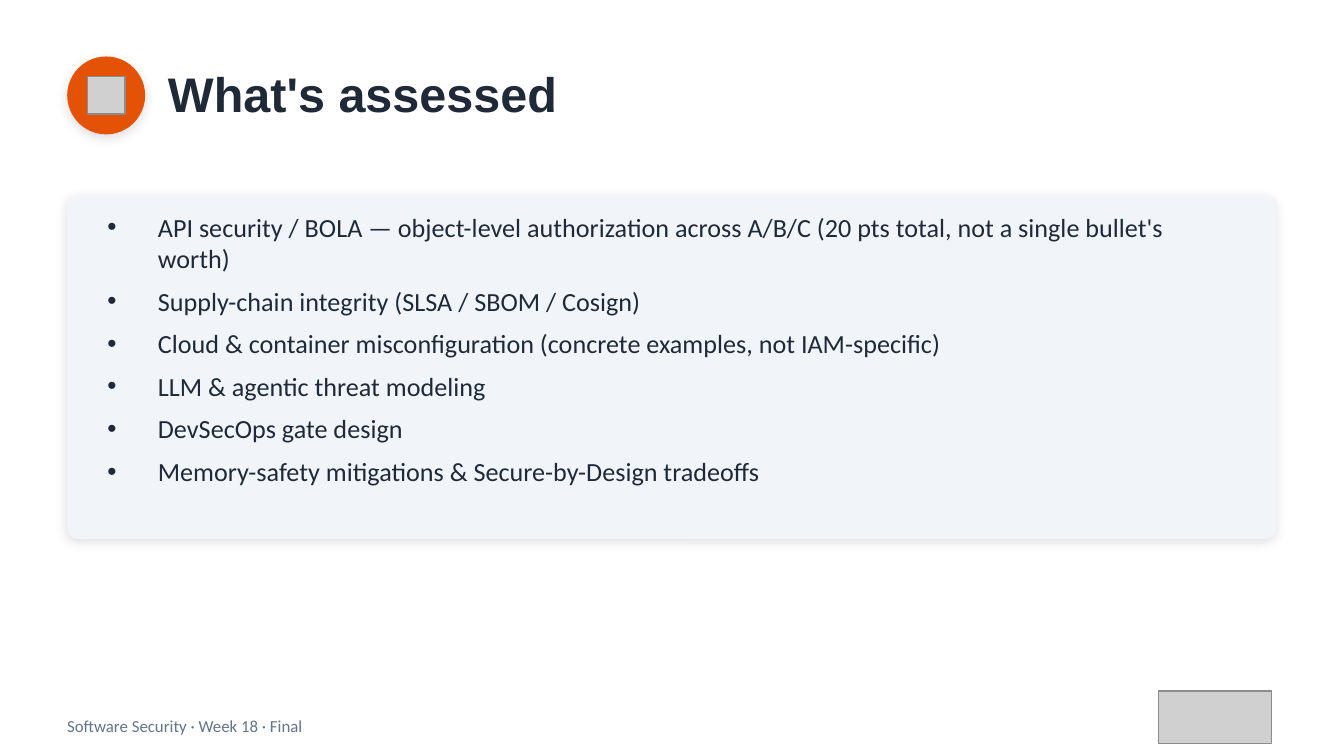
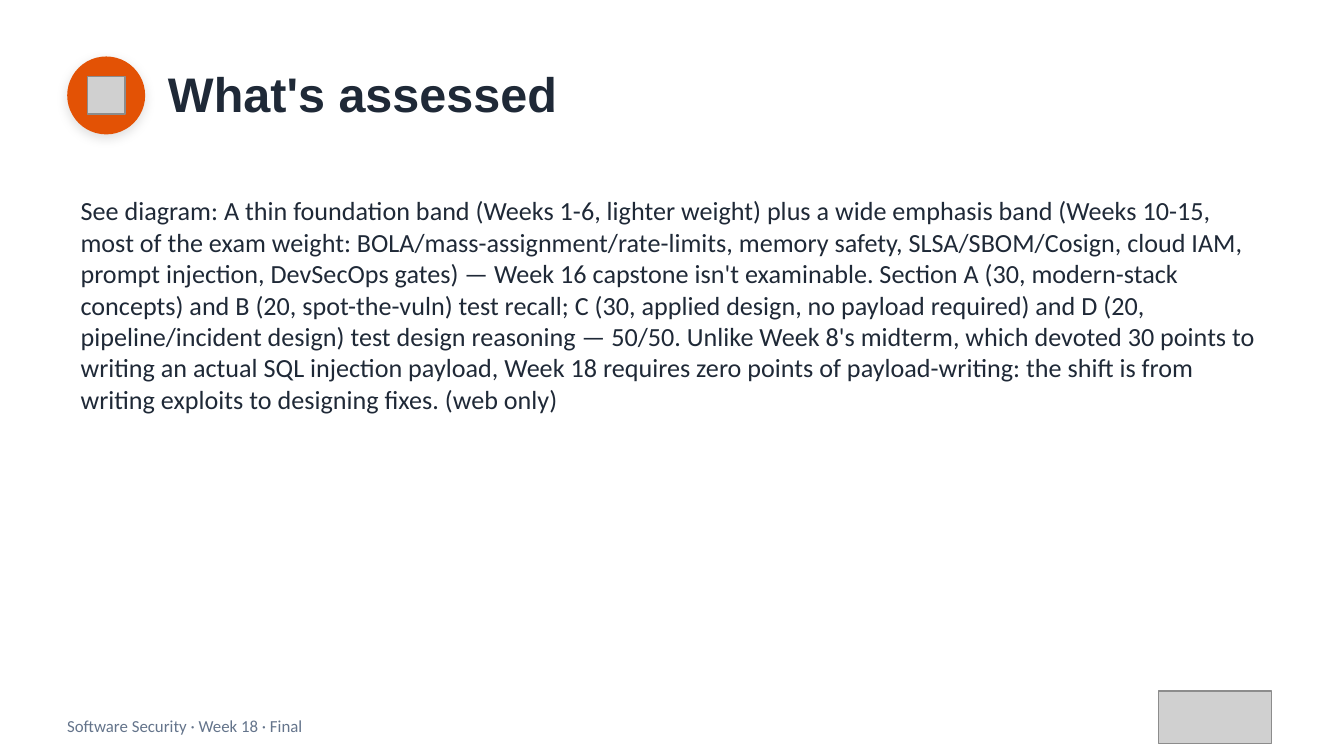
Before and after one commit to 6531503085Sutapat/software-security, a slide deck: slide 3 of slides/pptx/week18.pptx. Drawn at 1344x756 pixels with LibreOffice and Linux fonts; fonts in the diff are those of the drawing; grey boxes stand for pictures. Boxes give left, top, right and bottom in pixels: in the first picture for what was removed or moved away, otherwise in the second. Text is boxed around its words. In the diff, an @@ line names an element or a change of style, - is before the commit and + after.

```diff
--- a/slides/pptx/week18.pptx
+++ b/slides/pptx/week18.pptx
@@ rounded rectangle removed at (67,195,1277,539) @@
@@ text added at (81,201,1254,414), 14 pt, text #1F2937 @@
+See diagram: A thin foundation band (Weeks 1-6, lighter weight) plus a wide emphasis band (Weeks 10-15, most of the exam weight: BOLA/mass-assignment/rate-limits, memory safety, SLSA/SBOM/Cosign, cloud IAM, prompt injection, DevSecOps gates) — Week 16 capstone isn't examinable. Section A (30, modern-stack concepts) and B (20, spot-the-vuln) test recall; C (30, applied design, no payload required) and D (20, pipeline/incident design) test design reasoning — 50/50. Unlike Week 8's midterm, which devoted 30 points to writing an actual SQL injection payload, Week 18 requires zero points of payload-writing: the shift is from writing exploits to designing fixes. (web only)
@@ text removed at (158,218,1162,486) @@
-• API security / BOLA — object-level authorization across A/B/C (20 pts total, not a single bullet's worth)
-• Supply-chain integrity (SLSA / SBOM / Cosign)
-• Cloud & container misconfiguration (concrete examples, not IAM-specific)
-• LLM & agentic threat modeling
-• DevSecOps gate design
-• Memory-safety mitigations & Secure-by-Design tradeoffs
```
Also in this commit, not shown: 7 other files.
